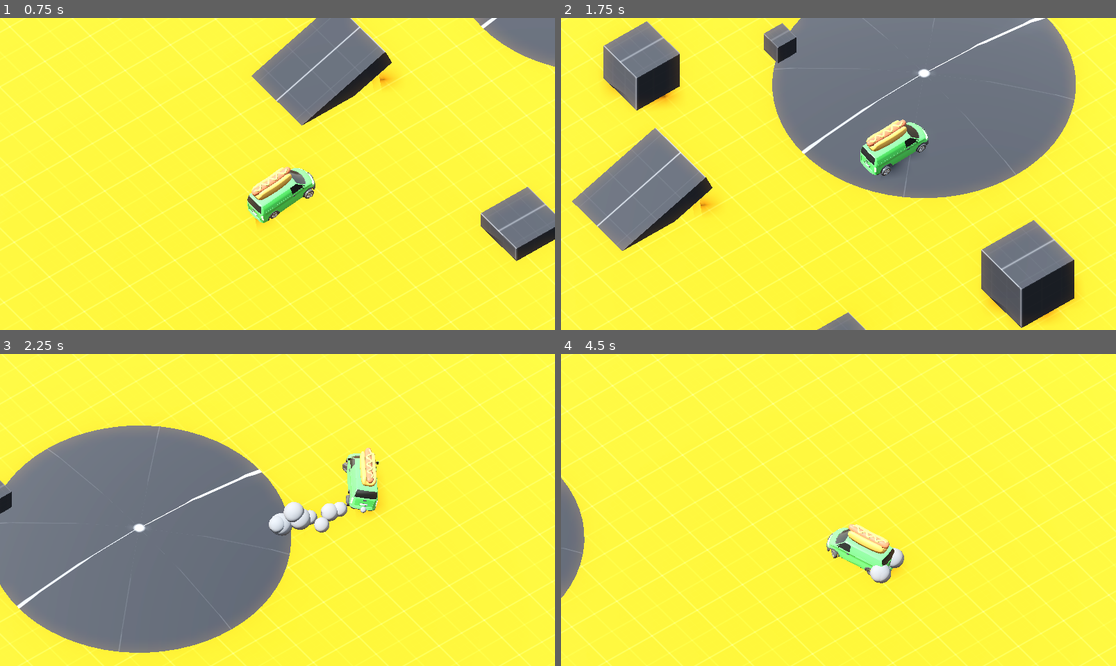
Above: before the commit, frames 1-4 (two rows, left to right).
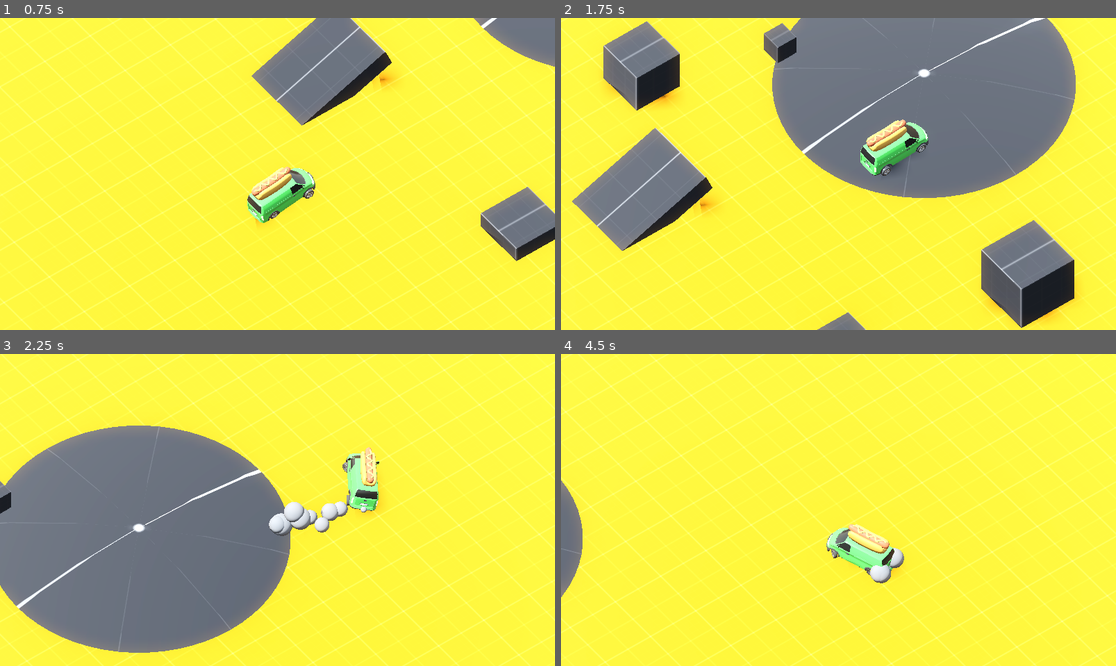
Above: after the commit, the same moments.

Repository: 3deric/Godot_Arcade_Racer
Game: Godot game, scene res://Scenes/level.tscn
The game is run twice, just before and just after one commit, with the same random seed, the same clock (stepped at 60 frames per second) and the same inputs.
Inputs:
- Up to frame 1 (0.75 s): hold Up (Up) from 0.53 s (still down)
- Up to frame 2 (1.75 s): keep holding Up (Up)
- Up to frame 3 (2.25 s): release Up (Up) at 2.03 s; hold Left (Left) from 2.03 s (still down)
- Up to frame 4 (4.5 s): release Left (Left) at 3.53 s; hold Down (Down) 3.53-4.28 s; hold Right (Right) from 4.28 s (still down)

Frame 1 is identical in both runs. In frame 2, 0.1% of the frame differs, in the area x 2-93%, y 0-100%; in frame 3, 0.4%; in frame 4, 4.2%, in the area x 0-100%, y 0-100%.

Commit message:
Reduced size of the collision sphere

Diff:
--- a/Arcade_Racer/Scenes/player.tscn
+++ b/Arcade_Racer/Scenes/player.tscn
@@ -4,7 +4,7 @@
 [ext_resource type="PackedScene" uid="uid://bxne5omajk1wa" path="res://Scenes/car.tscn" id="2_cvnsp"]
 
 [sub_resource type="SphereShape3D" id="SphereShape3D_cvnsp"]
-radius = 1.5
+radius = 1.0
 
 [sub_resource type="StandardMaterial3D" id="StandardMaterial3D_hp1r8"]
 resource_name = "car_chrome"
@@ -355,7 +355,7 @@
 script = ExtResource("1_cvnsp")
 
 [node name="RigidBody3D" type="RigidBody3D" parent="."]
-transform = Transform3D(1, 0, 0, 0, 1, 0, 0, 0, 1, 0, 1.5, 0)
+transform = Transform3D(1, 0, 0, 0, 1, 0, 0, 0, 1, 0, 1, 0)
 gravity_scale = 5.0
 angular_damp = 15.0
 
--- a/Arcade_Racer/Scripts/player.gd
+++ b/Arcade_Racer/Scripts/player.gd
@@ -1,6 +1,6 @@
 extends Node3D
 
-const SPHERE_OFFSET : Vector3 = Vector3(0.0, -1.5, 0.0)
+const SPHERE_OFFSET : Vector3 = Vector3(0.0, -1.0, 0.0)
 
 var acceleration : float = 65.0
 var steering : float = 21.0
